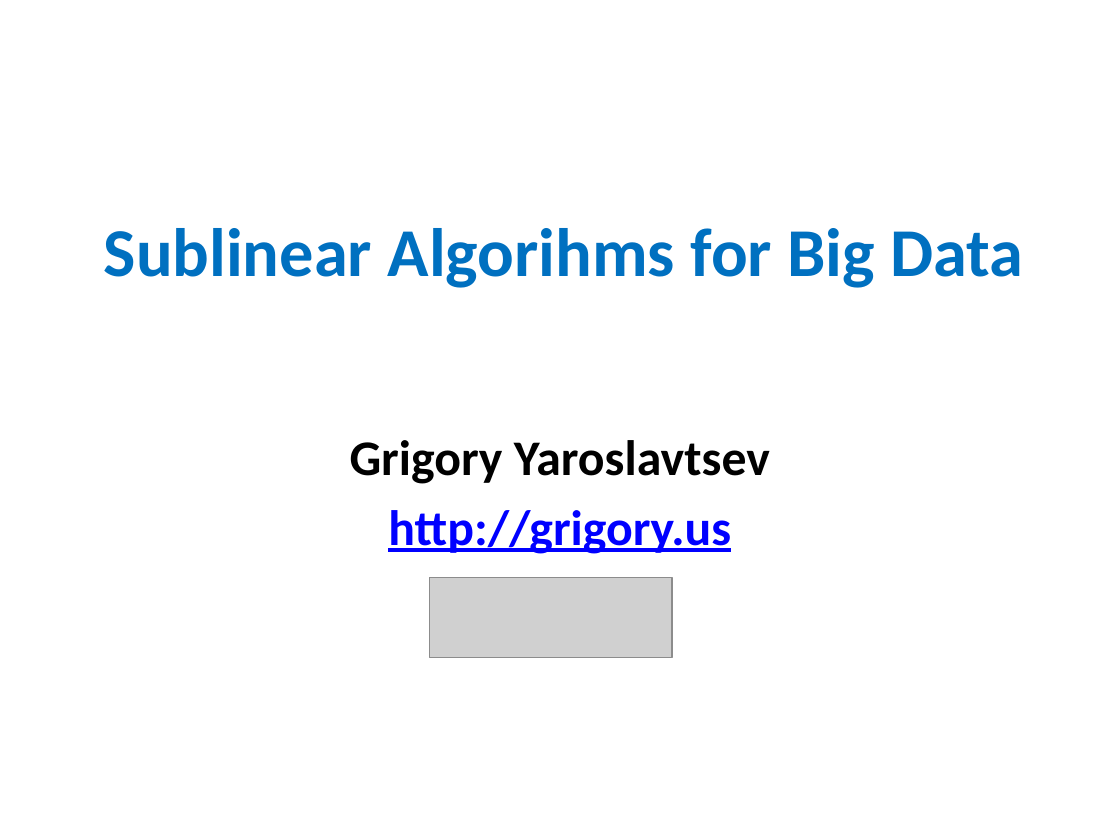
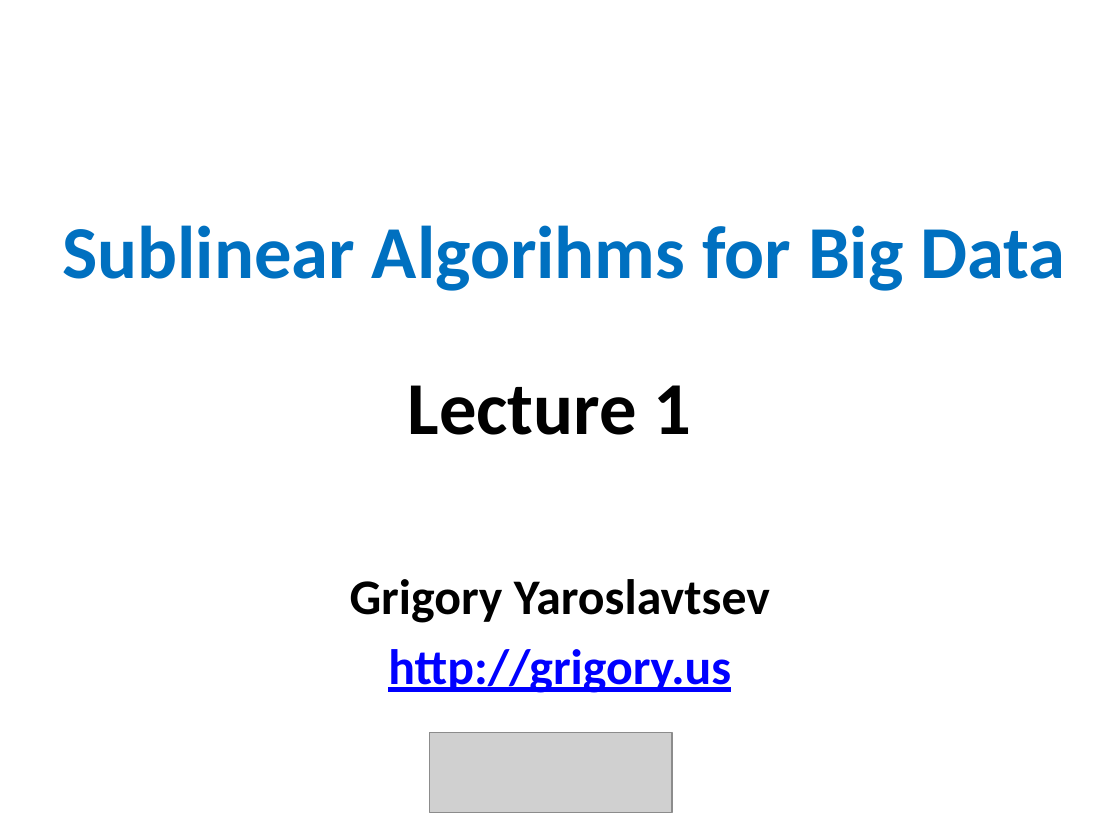
Before and after one commit to gyaroslavtsev/gyaroslavtsev.github.io, a slide deck: slide 1 of files/teaching/sublinear-big-data-1.pptx. Drawn at 1120x840 pixels with LibreOffice and Linux fonts; fonts in the diff are those of the drawing; grey boxes stand for pictures. Boxes give left, top, right and bottom in pixels: in the first picture for what was removed or moved away, otherwise in the second. Text is boxed around its words. In the diff, an @@ line names an element or a change of style, - is before the commit and + after.

Commit message:
final-big-data

```diff
--- a/files/teaching/sublinear-big-data-1.pptx
+++ b/files/teaching/sublinear-big-data-1.pptx
@@ title "Sublinear Algorihms for Big Data": place and size @@
-title "Sublinear Algorihms for Big Data" at bbox=[104, 228, 1024, 288]
+title "Sublinear Algorihms for Big Data" at bbox=[62, 225, 1065, 291]
@@ title "Sublinear Algorihms for Big Data" at bbox=[62, 225, 1065, 291]: size 44 to 48 pt @@
@@ text added at bbox=[408, 385, 692, 435], 48 pt, text #000000, bold @@
+Lecture 1
@@ subtitle "Grigory Yaroslavtsev": place and size @@
-subtitle "Grigory Yaroslavtsev" at bbox=[350, 440, 770, 554]
+subtitle "Grigory Yaroslavtsev" at bbox=[350, 579, 770, 693]
@@ picture: place and size @@
-picture at bbox=[429, 578, 672, 657]
+picture at bbox=[429, 732, 672, 812]
```
Also in this commit, not shown: 10 other files.
